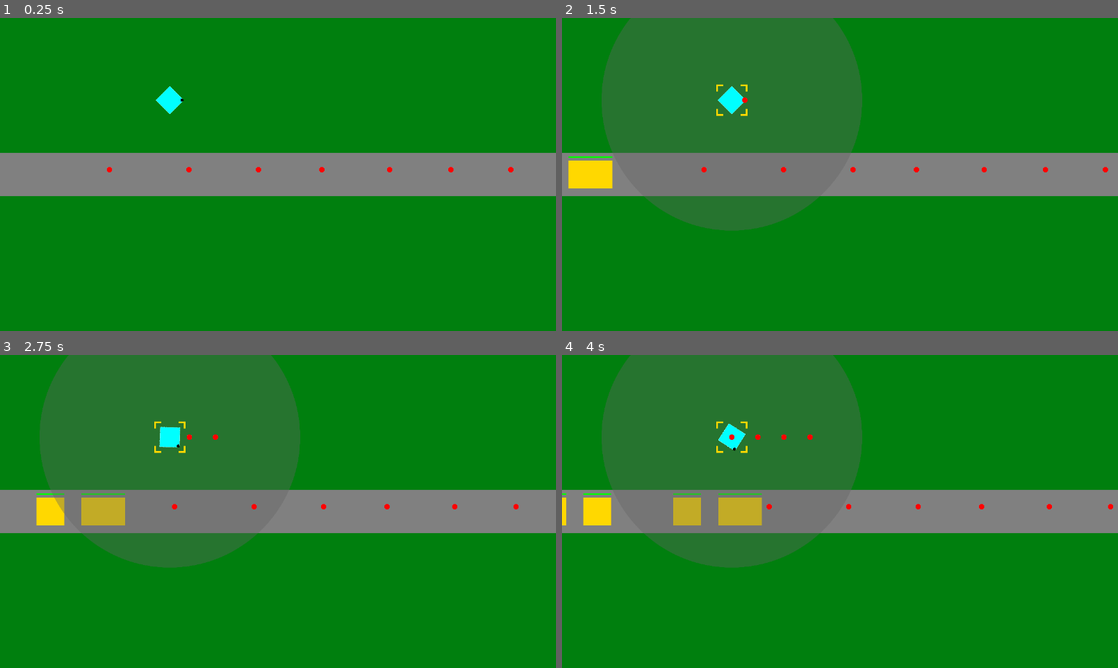
Above: before the commit, frames 1-4 (two rows, left to right).
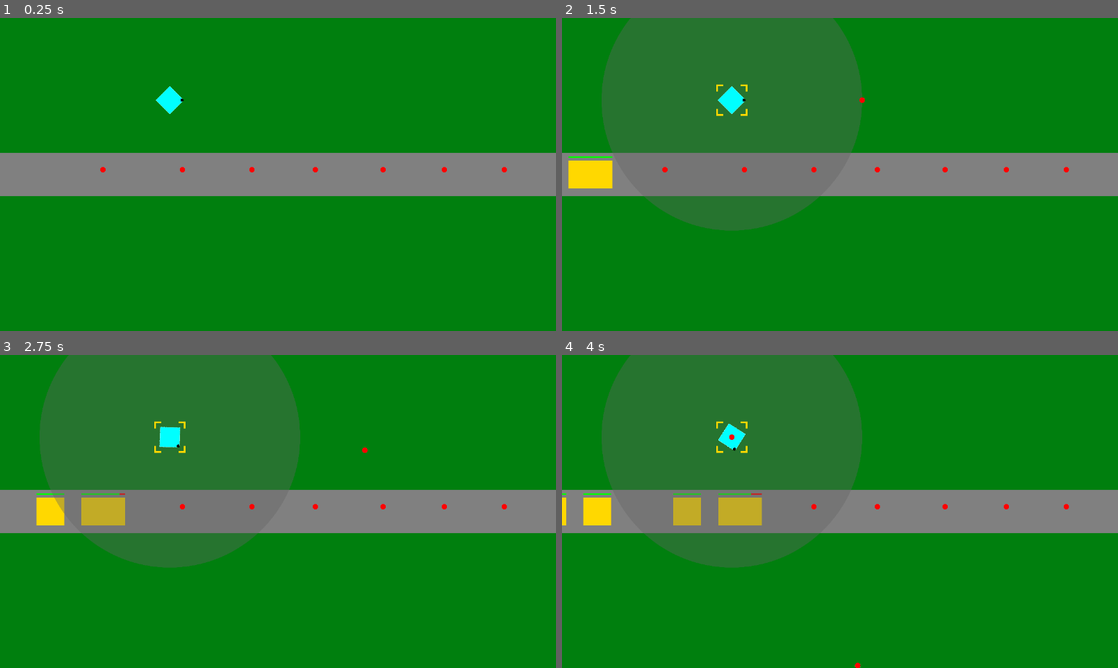
Above: after the commit, the same moments.

Repository: phrasmotica/godot-tower-defence
Game: Godot game, scene res://scenes/game.tscn
Same seed, same stepped clock (60 frames per second), same inputs: the game is played once before the commit and once after it.
Inputs (mouse positions are in pixels of both pictures, inside the frame that each line leads up to):
- Up to frame 1 (0.25 s): no input
- Up to frame 2 (1.5 s): tap Enter (ui_accept) at 0.5, 0.77 s; move the mouse to (734, 99) at 0.52 s; click (734, 99) at 0.67 s; move the mouse to (728, 190) at 1.27 s; click (728, 190) at 1.42 s
- Up to frame 3 (2.75 s): tap Enter (ui_accept) at 1.52 s; move the mouse to (333, 442) at 2.02 s; click (333, 442) at 2.17 s
- Up to frame 4 (4 s): move the mouse to (812, 574) at 2.77 s; click (812, 574) at 2.92 s; tap Enter (ui_accept) at 3.02, 3.77 s; move the mouse to (1006, 558) at 3.52 s; click (1006, 558) at 3.67 s

The runs differ from the first frame. In frame 1, 0.2% of the frame differs, in the area x 18-93%, y 47-50%; in frame 2, 0.2%, in the area x 18-99%, y 25-50%; in frame 3, 0.2%; in frame 4, 0.2%.

Commit message:
Fire projectiles towards near enemy

Diff:
--- a/scripts/projectile.gd
+++ b/scripts/projectile.gd
@@ -1,7 +1,9 @@
 class_name Projectile extends Node2D
 
 var damage: int = 1
+var speed: int = 10
+
+var direction: Vector2
 
 func _process(delta):
-    # TODO: ditch this, have the tower move me towards the nearest enemy
-    position.x += 1
+    translate(direction * speed)
--- a/scripts/tower.gd
+++ b/scripts/tower.gd
@@ -41,6 +41,9 @@
 	if enemies.size() <= 0:
 		return null
 
+	if enemies[0] == null or enemies[0].is_queued_for_deletion():
+		return null
+
 	var distance_to_enemy = global_position.distance_to(enemies[0].global_position)
 	if distance_to_enemy > get_range_px():
 		return null
@@ -79,6 +82,8 @@
 
 	var bullet: Projectile = projectile.instantiate()
 	bullet.damage = level.stats.damage
+	bullet.direction = Vector2.RIGHT.rotated(levels_node.rotation)
+
 	print("Projectile now has damage " + str(bullet.damage))
 
 	add_child(bullet)
